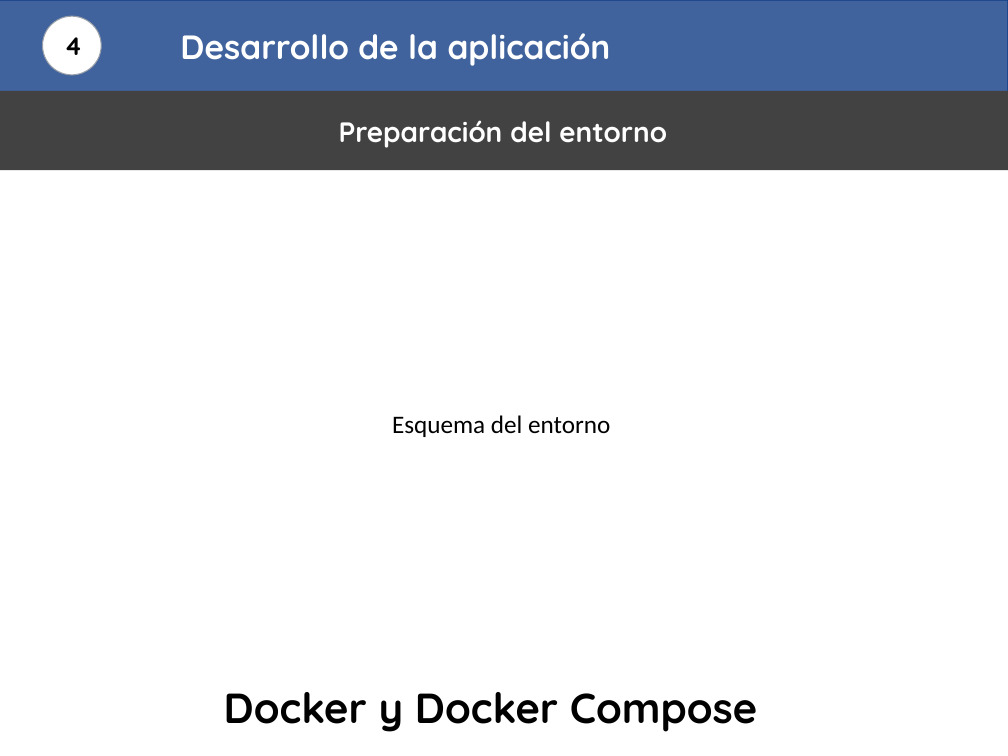
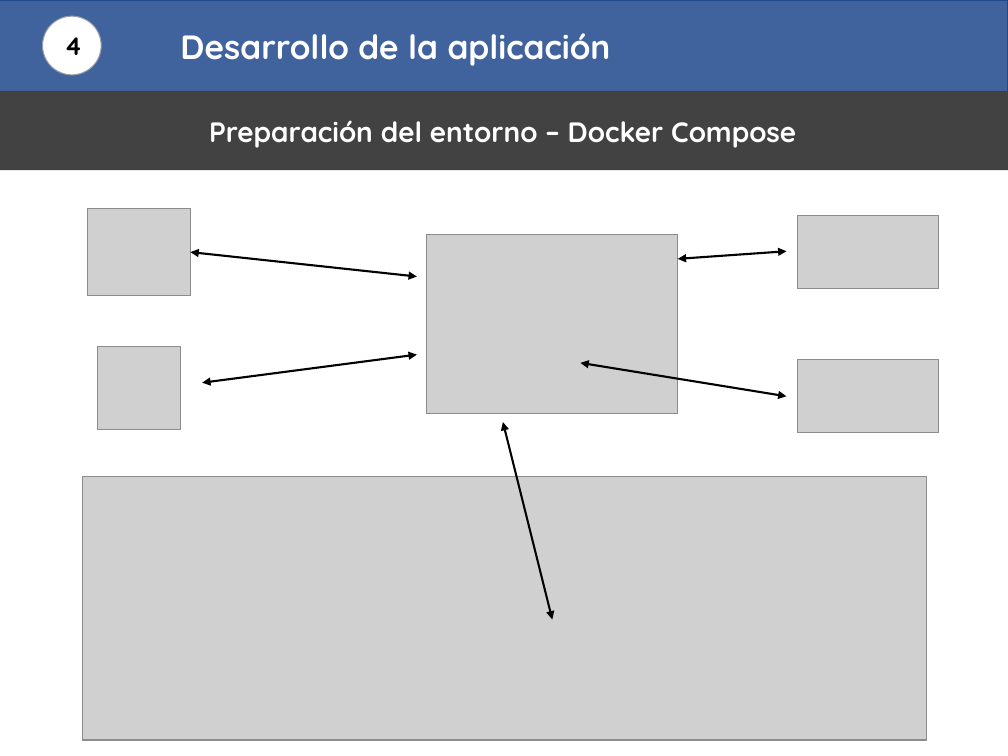
Before and after one commit to EleazarRubio/Master_Ciberseguridad_US, a slide deck: slide 9 of Presentacion/Presentacion_TFM_Eleazar_Rubio.pptx. Drawn at 1008x756 pixels with LibreOffice and Linux fonts; fonts in the diff are those of the drawing; grey boxes stand for pictures. Boxes give left, top, right and bottom in pixels: in the first picture for what was removed or moved away, otherwise in the second. Text is boxed around its words. In the diff, an @@ line names an element or a change of style, - is before the commit and + after.

```diff
--- a/Presentacion/Presentacion_TFM_Eleazar_Rubio.pptx
+++ b/Presentacion/Presentacion_TFM_Eleazar_Rubio.pptx
@@ text at [209, 120, 796, 148]: text changed @@
-Preparación del entorno
+Preparación del entorno – Docker Compose
@@ picture added at [88, 209, 191, 296] @@
@@ picture added at [426, 235, 677, 413] @@
@@ picture added at [797, 216, 938, 288] @@
@@ double arrow added from (191, 252) to (417, 276), #000000 1.5 pt @@
@@ double arrow added from (677, 259) to (786, 251), #000000 1.5 pt @@
@@ picture added at [98, 347, 180, 429] @@
@@ double arrow added from (203, 383) to (417, 355), #000000 1.5 pt @@
@@ double arrow added from (581, 363) to (786, 396), #000000 1.5 pt @@
@@ picture added at [797, 360, 938, 432] @@
@@ text removed at [392, 415, 610, 437] @@
-Esquema del entorno
@@ double arrow added from (503, 422) to (552, 620), #000000 1.5 pt @@
@@ picture added at [83, 477, 927, 740] @@
@@ text removed at [224, 692, 757, 732] @@
-Docker y Docker Compose
```
Also in this commit, not shown: 6 other slides changed, 1 slide removed, 1 other file.
